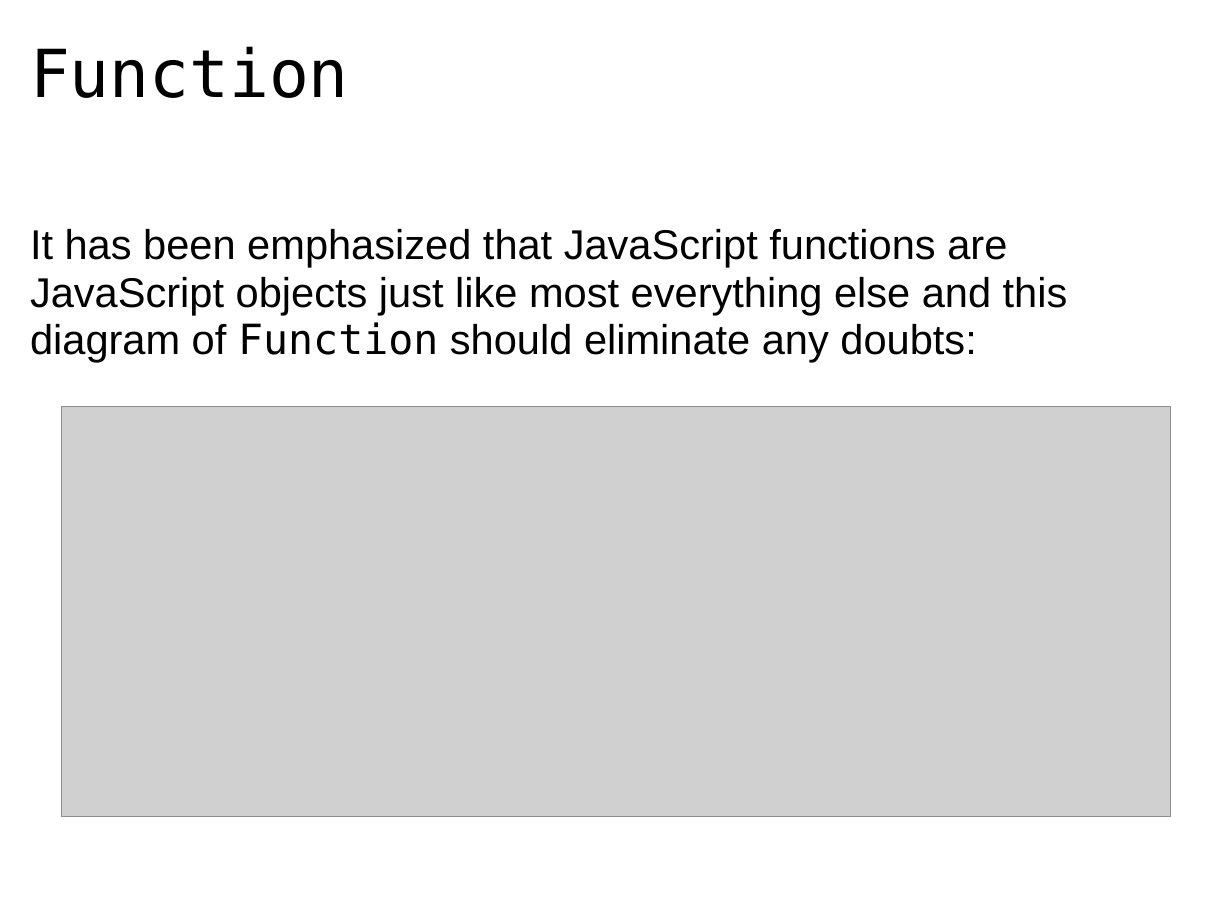
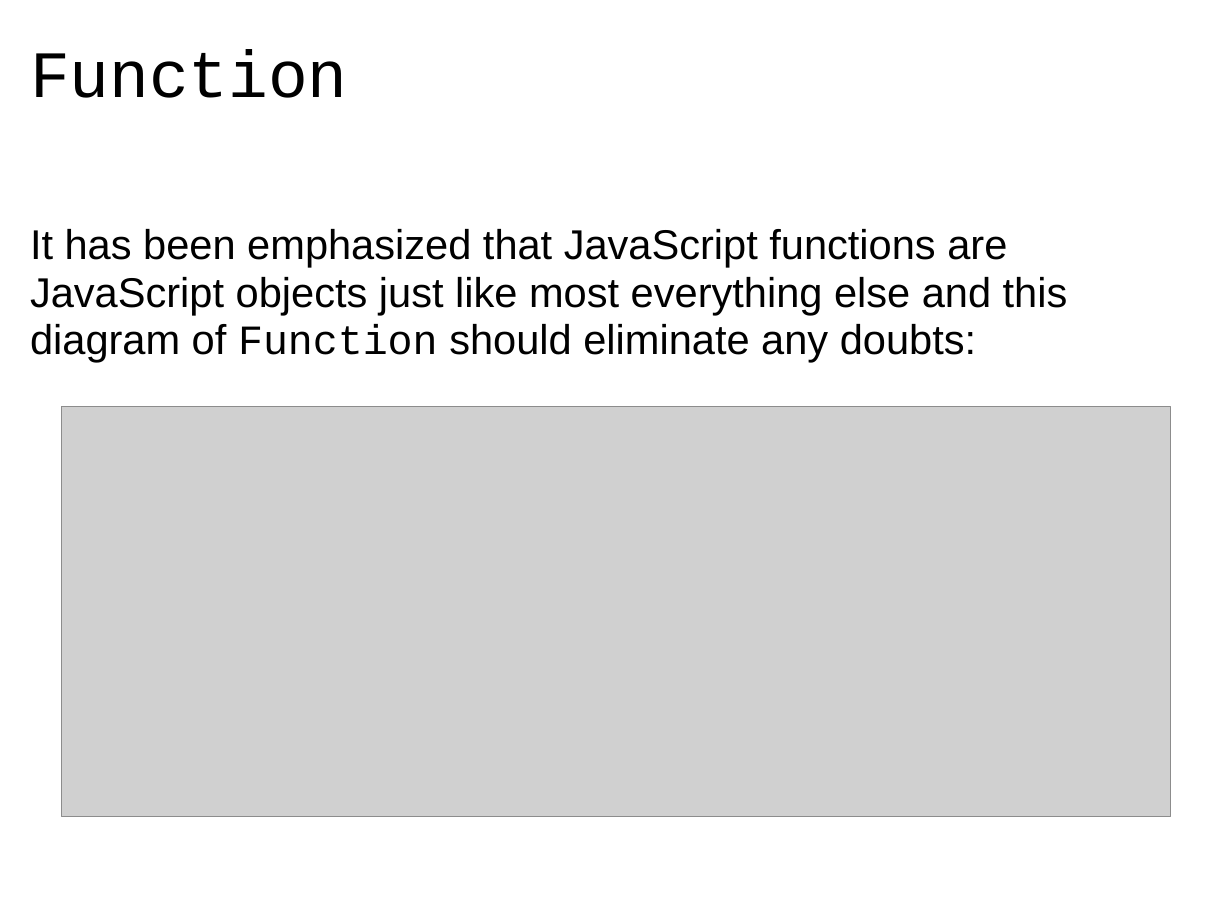
Before and after one commit to dondi/javascript-book, a slide deck: slide 50 of presentations/Chapter_7_Presentation.ppt. Drawn at 1232x924 pixels with LibreOffice and Linux fonts; fonts in the diff are those of the drawing; grey boxes stand for pictures; background and template pictures are left out. Boxes give left, top, right and bottom in pixels: in the first picture for what was removed or moved away, otherwise in the second. Text is boxed around its words. In the diff, an @@ line names an element or a change of style, - is before the commit and + after.

```diff
--- a/presentations/Chapter_7_Presentation.ppt
+++ b/presentations/Chapter_7_Presentation.ppt
@@ title "Function" at (30,49,348,98): font DejaVu Sans Mono to Courier New @@
@@ text "It has been emphasized that ..." at (30,229,1068,362): font DejaVu Sans Mono to Courier New in "Function" @@
```
Also in this commit, not shown: 7 other slides changed.
